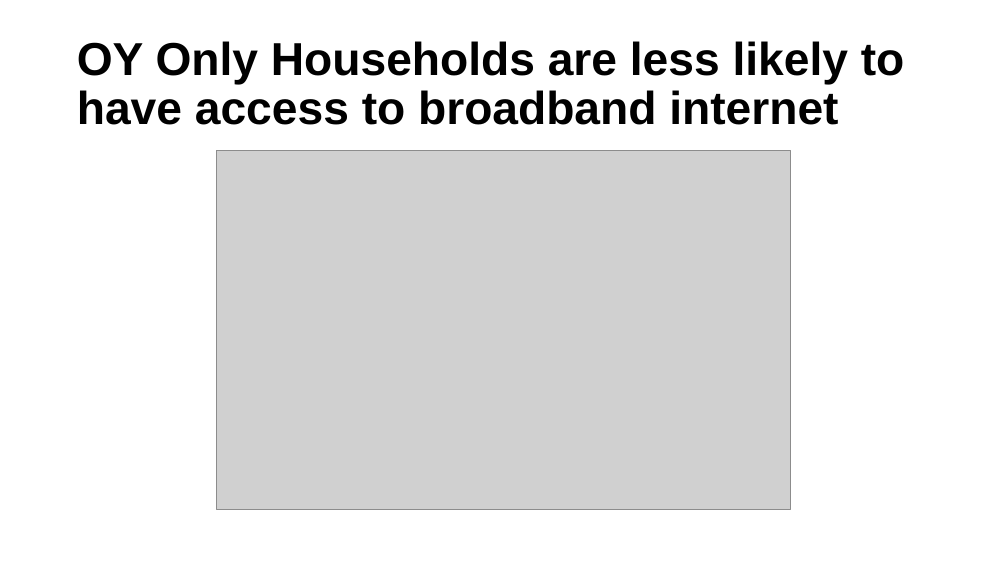
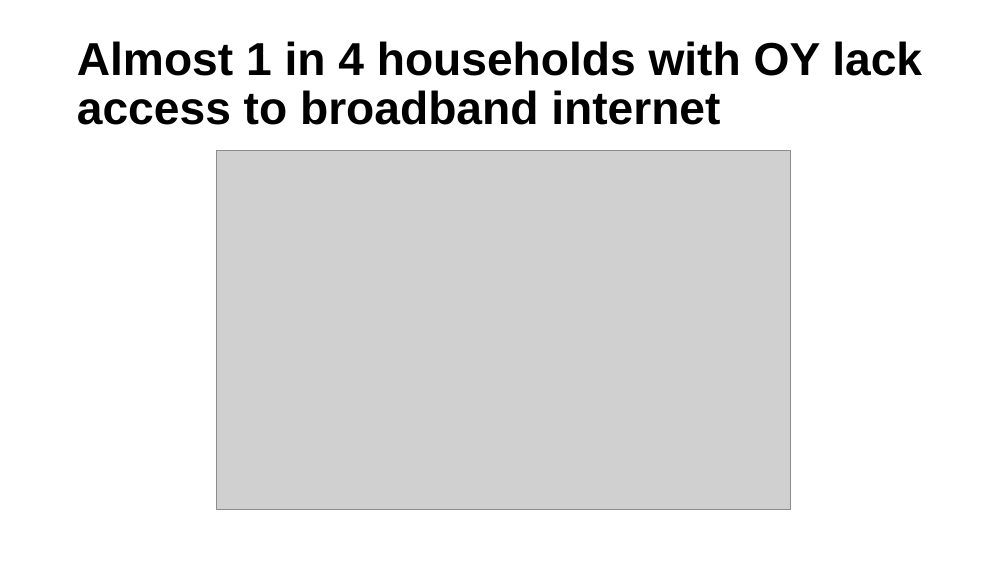
Before and after one commit to ucdiegorubi/oy_census_analysis, a slide deck: slide 23 of create_powerpoint/household_structure_estimates.pptx (slide 26 before the commit). Drawn at 1008x567 pixels with LibreOffice and Linux fonts; fonts in the diff are those of the drawing; grey boxes stand for pictures; background and template pictures are left out. Boxes give left, top, right and bottom in pixels: in the first picture for what was removed or moved away, otherwise in the second. Text is boxed around its words. In the diff, an @@ line names an element or a change of style, - is before the commit and + after.

```diff
--- a/create_powerpoint/household_structure_estimates.pptx
+++ b/create_powerpoint/household_structure_estimates.pptx
@@ title at [77,41,922,125]: text changed @@
-OY Only Households are less likely to have access to broadband internet
+Almost 1 in 4 households with OY lack access to broadband internet
```
Also in this commit, not shown: 11 other slides changed, 3 slides removed, 7 other files.
